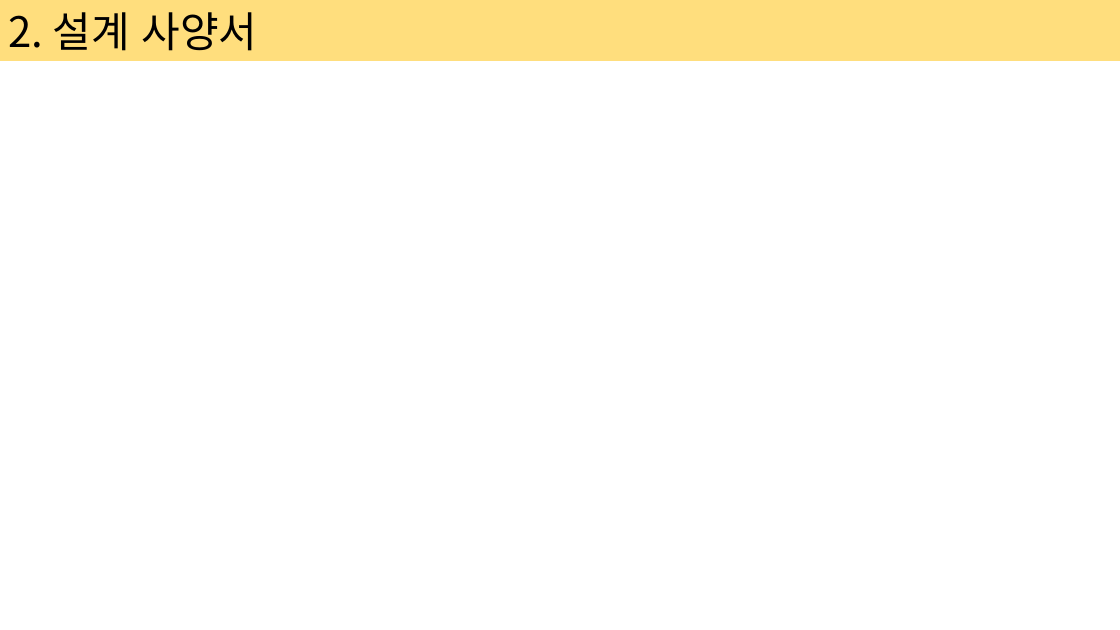
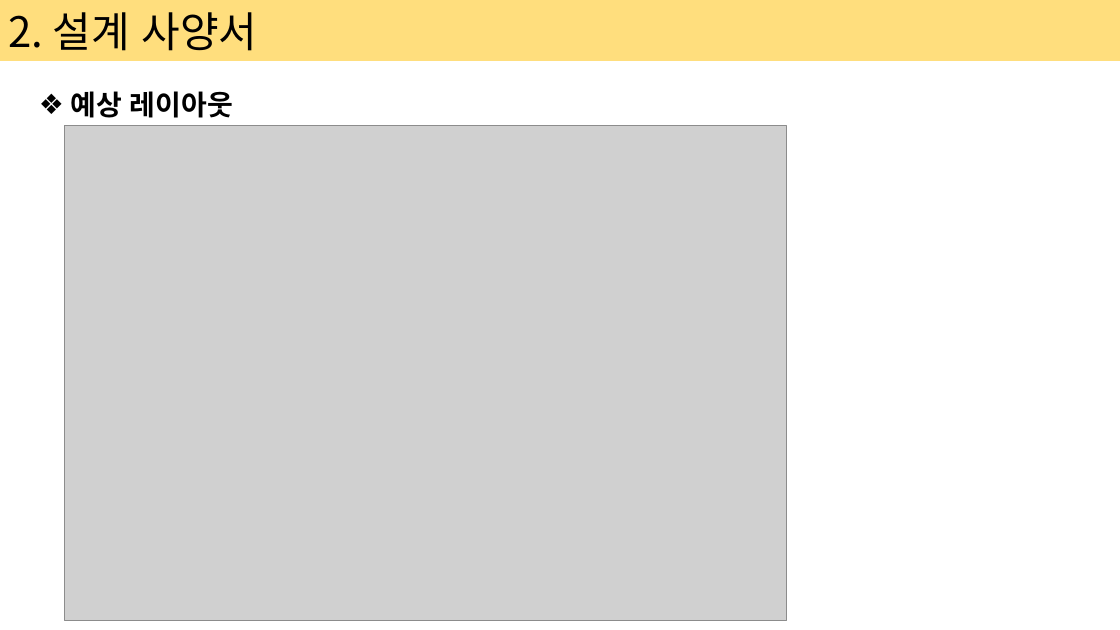
Before and after one commit to taehyeonJUN/Pizza-8-ZZo-, a slide deck: slide 9 of [피자팔조] 정리PPT.pptx (slide 8 before the commit). Drawn at 1120x630 pixels with LibreOffice and Linux fonts; fonts in the diff are those of the drawing; grey boxes stand for pictures. Boxes give left, top, right and bottom in pixels: in the first picture for what was removed or moved away, otherwise in the second. Text is boxed around its words. In the diff, an @@ line names an element or a change of style, - is before the commit and + after.

```diff
--- a/[피자팔조] 정리PPT.pptx
+++ b/[피자팔조] 정리PPT.pptx
@@ text added at (70, 91, 233, 118), 24 pt, text #000000, bold @@
+❖ 예상 레이아웃
@@ picture added at (65, 126, 786, 621) @@
```
Also in this commit, not shown: 1 other slide changed, 1 slide added, 6 other files.
